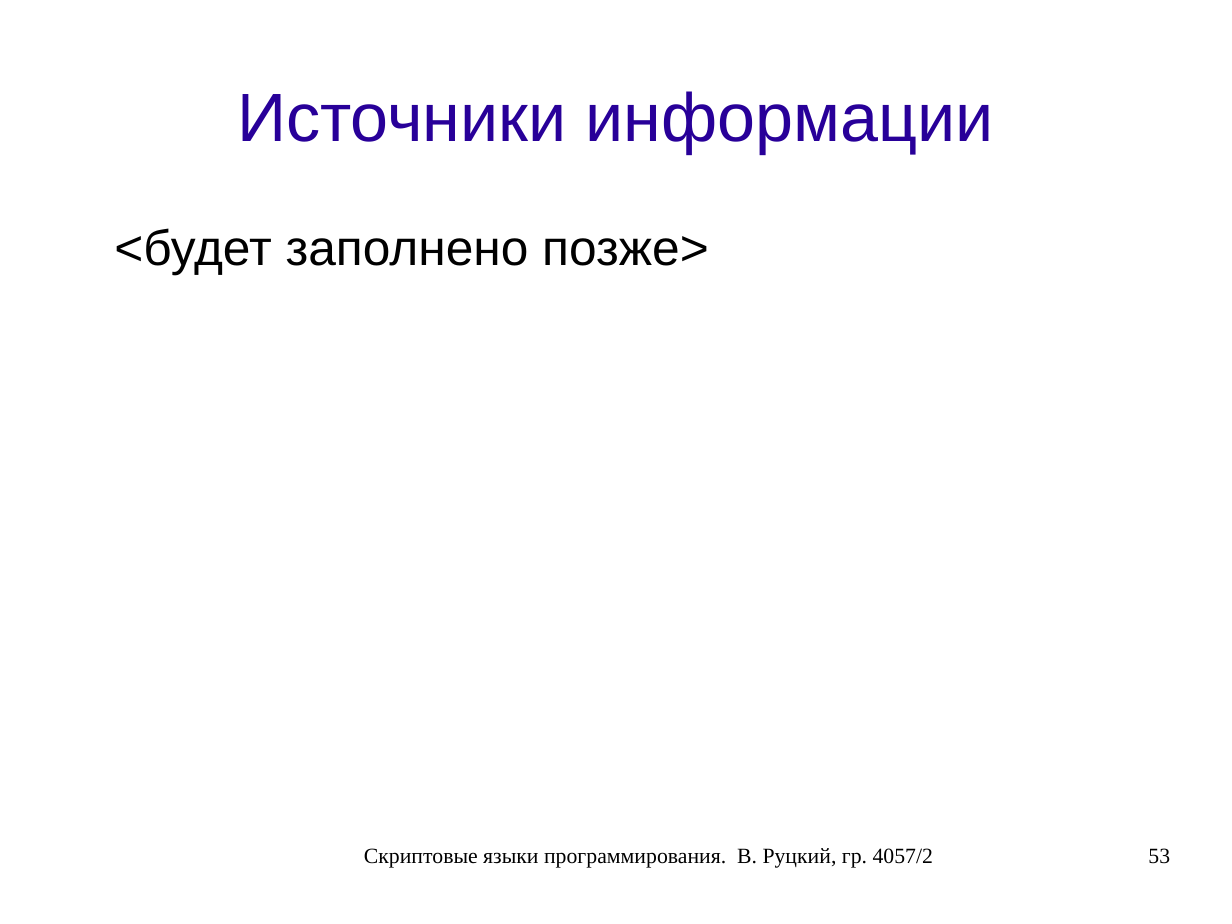
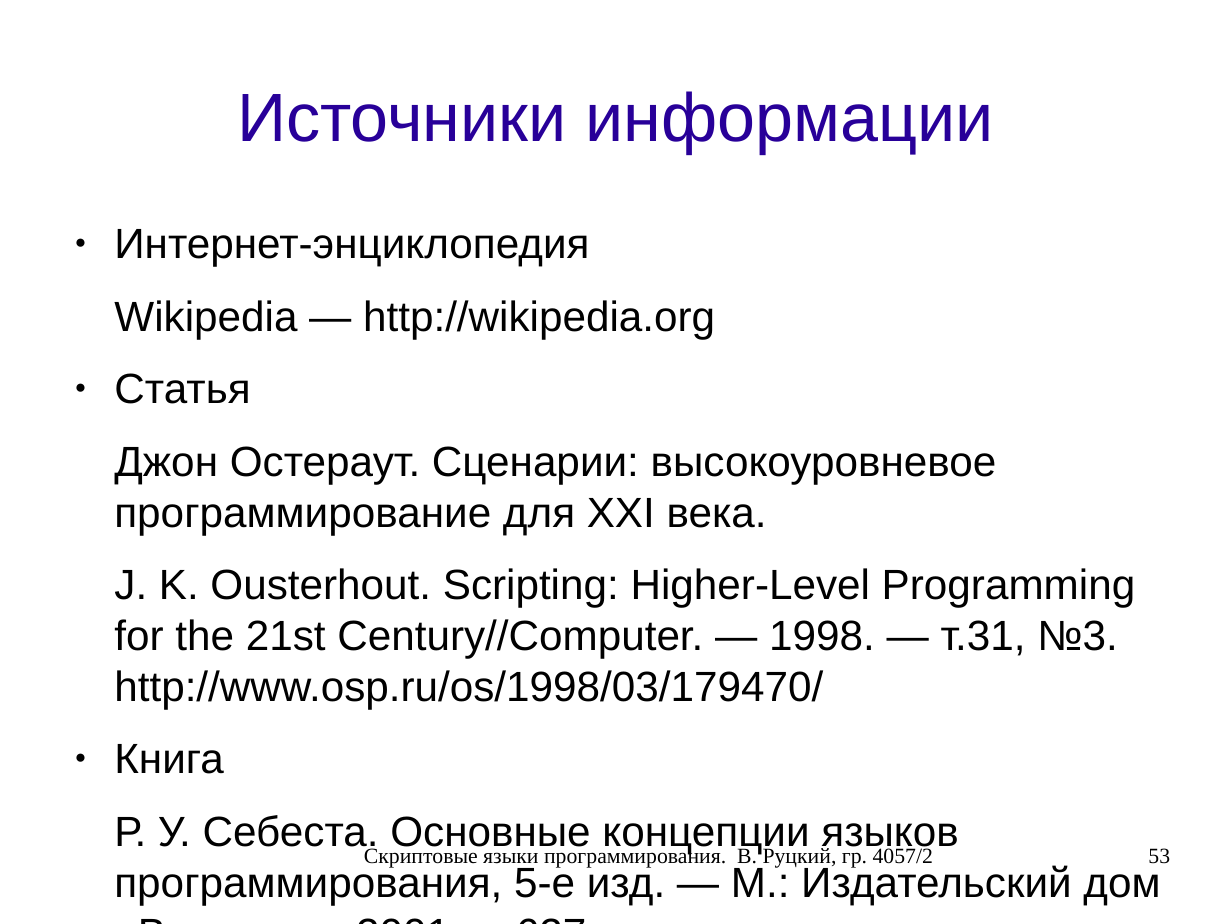
Before and after one commit to rutsky/semester07, a slide deck: slide 53 of Operation_systems/scripting_languages/40572_Rutsky_Scripting_languages.odp. Drawn at 1232x924 pixels with LibreOffice and Linux fonts; fonts in the diff are those of the drawing. Boxes give left, top, right and bottom in pixels: in the first picture for what was removed or moved away, otherwise in the second. Text is boxed around its words. In the diff, an @@ line names an element or a change of style, - is before the commit and + after.

Commit message:
Scripting languages presentation: Added information sources.

```diff
--- a/Operation_systems/scripting_languages/40572_Rutsky_Scripting_languages.odp
+++ b/Operation_systems/scripting_languages/40572_Rutsky_Scripting_languages.odp
@@ text at <box>114,229,1160,905</box>: text changed; size 32 to 27.2 pt @@
-<будет заполнено позже>
+● Интернет-энциклопедия
+Wikipedia — http://wikipedia.org
+● Статья
+Джон Остераут. Сценарии: высокоуровневое программирование для XXI века.
+J. K. Ousterhout. Scripting: Higher-Level Programming for the 21st Century//Computer. — 1998. — т.31, №3. http://www.osp.ru/os/1998/03/179470/
+● Книга
+Р. У. Себеста. Основные концепции языков программирования, 5-е изд. — М.: Издательский дом «Вильямс», 2001 — 627 с.
```
Also in this commit, not shown: 14 other slides changed.
